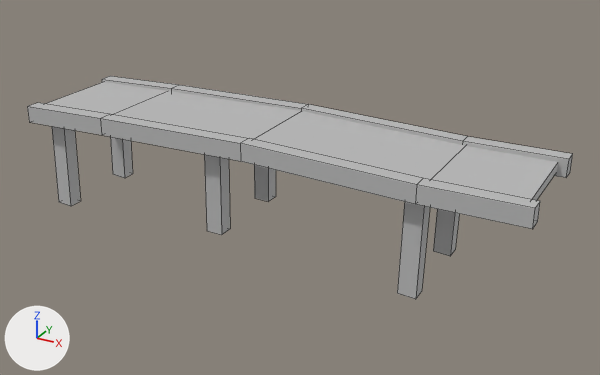
The FBX model BearPrototypes/Assets/Objects/Deck_Short.fbx, before and after one commit.
Camera for both pictures: a 50 mm lens placed at (7.65, -10.41, 4.34), pointed at (1.9, 0.06, -0.89). The lights are fixed; the arrows at lower left show +X, +Y and +Z. Mesh edges are drawn as thin lines. Where no turn or scale is listed for an object, it has been applied to the vertices.

Before the edit, the objects in view are built like this:
```python
me_mesh = bpy.data.meshes.new('Mesh')
me_mesh.from_pydata(...)  # 108 vertices, 84 faces; spans x -4.09..4.26, y -1.07..1.07, z 2.43..4.3
me_mesh.materials.append(mat_lambert1)  # grey #bcbcbc
# before: 76 (-0.46, -0.78, 4.14), 77 (-0.46, -0.54, 4.14), 78 (-0.74, -0.78, 4.14), 79 (-0.74, -0.54, 4.14), 80 (-0.77, -0.78, 2.62) at pixel (206, 230)
# before: 81 (-0.77, -0.54, 2.62), 82 (-0.49, -0.54, 2.62) at pixel (230, 228), 83 (-0.49, -0.78, 2.62) at pixel (221, 234), 84 (-0.46, 0.64, 4.14), 85 (-0.46, 0.88, 4.14)
# before: 86 (-0.74, 0.64, 4.14), 87 (-0.74, 0.88, 4.14), 88 (-0.77, 0.64, 2.62) at pixel (254, 198), 89 (-0.77, 0.88, 2.62), 90 (-0.49, 0.88, 2.62) at pixel (275, 196)
# before: 91 (-0.49, 0.64, 2.62) at pixel (268, 201)
# before: 92 (2.78, -0.78, 4.05), 93 (2.78, -0.54, 4.05), 94 (2.51, -0.78, 4.06), 95 (2.51, -0.54, 4.06), 96 (2.76, -0.83, 2.43) at pixel (415, 299)
# before: 97 (2.76, -0.59, 2.43) at pixel (421, 291), 98 (2.48, -0.59, 2.45), 99 (2.48, -0.83, 2.45) at pixel (397, 293), 100 (2.78, 0.64, 4.05), 101 (2.78, 0.88, 4.05)
# before: 102 (2.51, 0.64, 4.06), 103 (2.51, 0.88, 4.06), 104 (2.76, 0.59, 2.43) at pixel (450, 256), 105 (2.76, 0.83, 2.43) at pixel (455, 249), 106 (2.48, 0.83, 2.45)
# before: 107 (2.48, 0.59, 2.45) at pixel (433, 251)
ob_deck = bpy.data.objects.new('Deck', me_mesh)
ob_deck.location = (1.49, -0.07, -4.16)
```
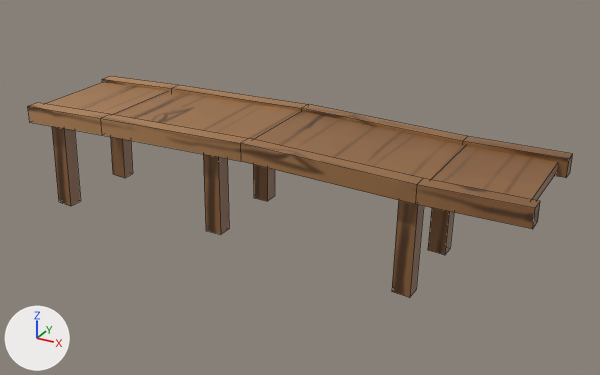
Location of each change, [x1, y1, x2, y2] in pixels of the pictures (600 x 375 px):
'Deck', reshaped
    before: [27, 76, 573, 299]
    after: [27, 76, 573, 297]
part 1 of me_mesh, cut back
    before: [204, 154, 276, 235]
    after: [203, 154, 275, 235]
part 2 of me_mesh, cut back
    before: [397, 202, 459, 299]
    after: [392, 200, 454, 297]
part 3 of me_mesh, recoloured (grey to brown)
    both: [27, 76, 573, 229]

What changed in the scene script:
```text
Add img_misc_png:
    img_misc_png = load_image('Misc.png', '../../../GameModels/Misc.png', 1080, 1080, 'sRGB')
Add mat_misc:
    mat_misc = principled_material('Misc')
    mat_misc.texture = img_misc_png  # with its transparency
Change me_mesh:
    used by ob_deck; location = (1.49, -0.07, -4.16)
    verts and faces of me_mesh; kept vertices keep their numbers, new ones are numbered from 108
    remove me_mesh.from_pydata(...)  # 108 vertices, 84 faces; spans x -4.09..4.26, y -1.07..1.07, z 2.43..4.3
    add me_mesh.from_pydata(...)  # 108 vertices, 78 faces; spans x -4.09..4.26, y -1.07..1.07, z 2.43..4.3
    me_mesh part 1
    add delete_faces([(76, 77, 79, 78), (84, 85, 87, 86)])
    add for i in [*range(76, 80), *range(82, 88), 90, 91]: verts[i] += (-0.02, 0.0, 0.0)
    add for i in [80, 81, 88, 89]: verts[i] += (-0.01, 0.0, 0.0)
    me_mesh part 2
    add delete_faces([(92, 93, 95, 94), (100, 101, 103, 102)])
    add for i in [*range(92, 98), *range(100, 106)]: verts[i] += (-0.09, 0.0, 0.0)
    add for i in [98, 99, 106, 107]: verts[i] += (-0.08, 0.0, 0.0)
    me_mesh part 3: 78 faces spanning x -4.09..4.26, y -1.07..1.07, z 2.43..4.3 switch from mat_lambert1 (grey #bcbcbc) to mat_misc (picture img_misc_png)
```
